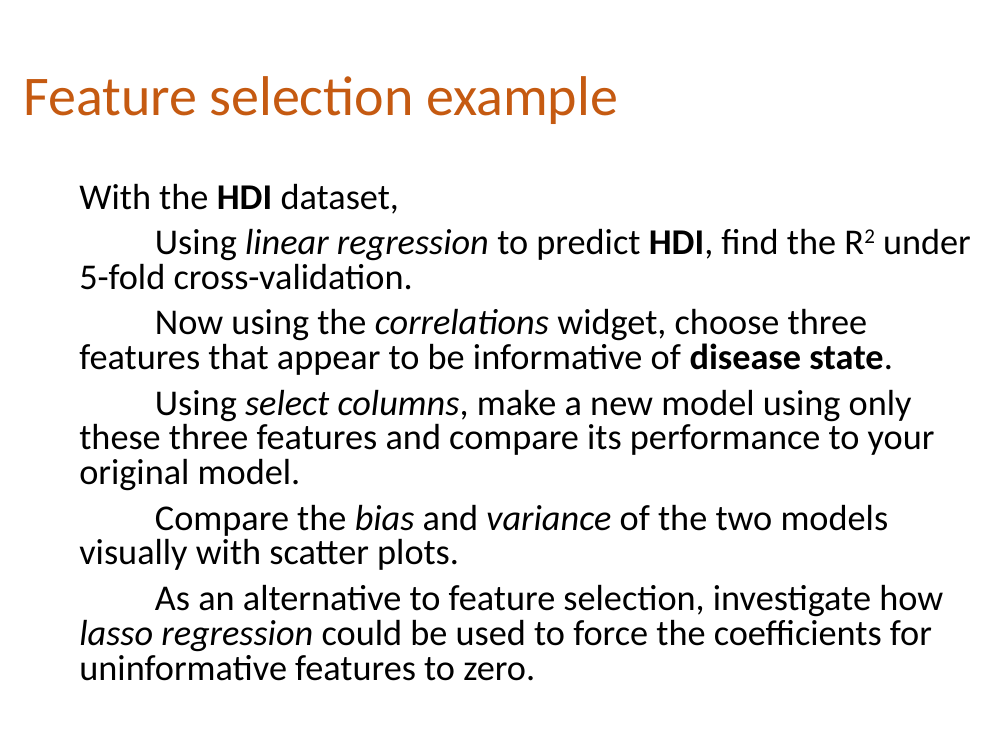
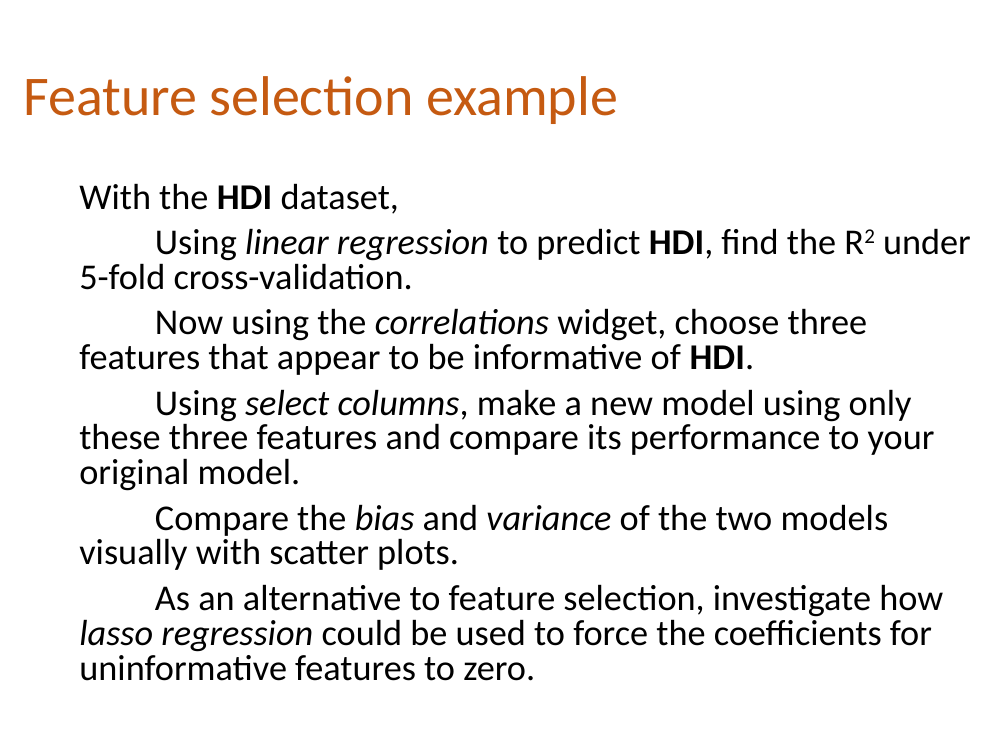
Before and after one commit to ImperialCollegeLondon/RCDS-intro-to-machine-learning, a slide deck: slide 29 of Intro_to_ML_2.pptx (slide 28 before the commit). Drawn at 1008x756 pixels with LibreOffice and Linux fonts; fonts in the diff are those of the drawing. Boxes give left, top, right and bottom in pixels: in the first picture for what was removed or moved away, otherwise in the second. Text is boxed around its words. In the diff, an @@ line names an element or a change of style, - is before the commit and + after.

```diff
--- a/Intro_to_ML_2.pptx
+++ b/Intro_to_ML_2.pptx
@@ text at (x1=79, y1=308, x2=867, y2=375): text changed @@
-Now using the correlations widget, choose three features that appear to be informative of disease state.
+Now using the correlations widget, choose three features that appear to be informative of HDI.
```
Also in this commit, not shown: 4 other slides changed, 1 slide added, 1 slide removed, 2 other files.
